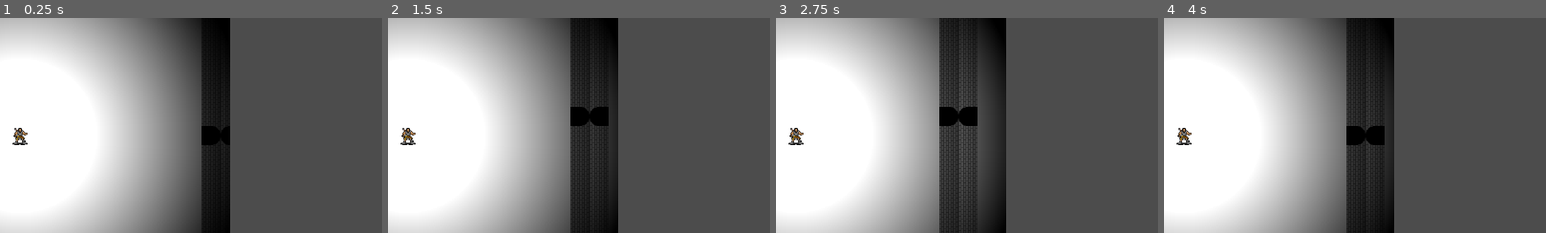
Above: before the commit, frames 1-4 (left to right).
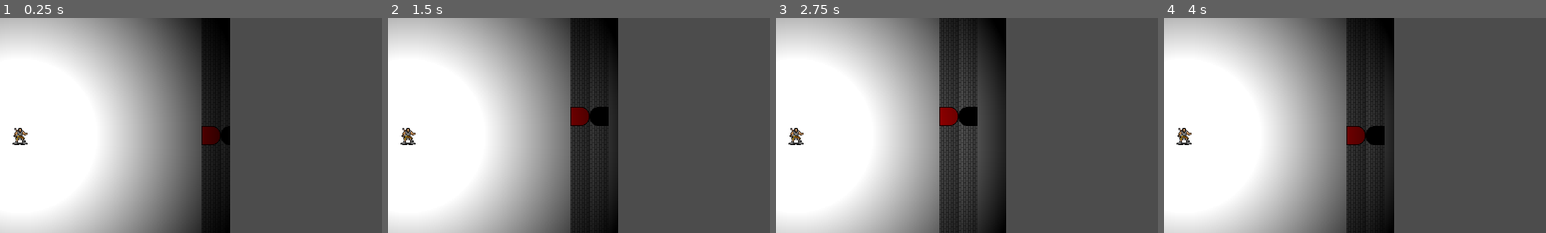
Above: after the commit, the same moments.

Repository: playdeezgames/TheBlueRoom
Game: Godot game, scene res://Main.tscn
Same seed, same stepped clock (60 frames per second), same inputs: the game is played once before the commit and once after it.
Inputs:
- Up to frame 1 (0.25 s): no input
- Up to frame 2 (1.5 s): tap Enter at 0.5 s; hold Right (ui_right) 0.53-1.28 s; tap Space at 1.25 s; hold Down (ui_down) from 1.28 s (still down)
- Up to frame 3 (2.75 s): tap Enter at 2 s; release Down (ui_down) at 2.03 s; hold Right (ui_right) from 2.03 s (still down)
- Up to frame 4 (4 s): tap Space at 2.75 s; release Right (ui_right) at 2.78 s; hold Up (ui_up) 2.78-3.53 s; tap Enter at 3.5 s; hold Left (ui_left) from 3.53 s (still down)
The pictures show only the part of the screen within x 25-75%, y 22-72%; the shares and areas given below are measured in that part.

The runs differ from the first frame. In frame 1, 0.3% of the frame differs, in the area x 53-58%, y 50-59%; in frame 2, 0.4%; in frame 3, 0.4%, in the area x 42-48%, y 41-51%; in frame 4, 0.4%.

Commit message:
doors block the dude

Diff:
--- a/src/BoardRenderer.gd
+++ b/src/BoardRenderer.gd
@@ -1,13 +1,20 @@
 extends Node
 
 export(NodePath) var terrain_tilemap
+export(NodePath) var items_tilemap
 var maze = load("res://World/Maze.tres")
 var board = load("res://World/Board.tres")
+var world = load("res://World/World.tres")
 
 func render_template(dst_column, dst_row, columns, rows, src_column, src_row):
 	for column in range(columns):
 		for row in range(rows):
 			get_node(terrain_tilemap).set_cell(dst_column+column, dst_row+row, $Templates.get_cell(src_column+column, src_row+row))
+
+func add_door_item(dst_column, dst_row, direction):
+	var door_color = "Red"
+	var item_name = world.door_table[door_color][direction]
+	get_node(items_tilemap).set_cell(dst_column, dst_row, world.tiles_table[item_name])
 
 func render_passageway(the_maze, dst_column, dst_row, maze_column, maze_row):
 	var cell = the_maze[maze_column][maze_row]
@@ -24,12 +31,16 @@
 	render_template(dst_column, dst_row, board.BOARD_COLUMNS, board.BOARD_ROWS, src_column, src_row)
 	if cell.doorways[maze.DIRECTION_NORTH]:
 		render_template(dst_column+7, dst_row, 7,1,70,0)
+		add_door_item(dst_column+10, dst_row, maze.DIRECTION_NORTH)
 	if cell.doorways[maze.DIRECTION_SOUTH]:
 		render_template(dst_column+7, dst_row+20, 7,1,70,20)
+		add_door_item(dst_column+10, dst_row+20, maze.DIRECTION_SOUTH)
 	if cell.doorways[maze.DIRECTION_WEST]:
 		render_template(dst_column, dst_row+7, 1,7,63,7)
-		if cell.doorways[maze.DIRECTION_EAST]:
-			render_template(dst_column+20, dst_row+7, 1,7,83,7)
+		add_door_item(dst_column, dst_row+10, maze.DIRECTION_WEST)
+	if cell.doorways[maze.DIRECTION_EAST]:
+		render_template(dst_column+20, dst_row+7, 1,7,83,7)
+		add_door_item(dst_column+20, dst_row+10, maze.DIRECTION_EAST)
 
 func render_chamber(the_maze, dst_column, dst_row, maze_column, maze_row):
 	render_template(dst_column, dst_row, board.BOARD_COLUMNS, board.BOARD_ROWS, 0, 0)
@@ -37,21 +48,29 @@
 	if(cell.doors[maze.DIRECTION_NORTH]):
 		if cell.doorways[maze.DIRECTION_NORTH]:
 			render_template(dst_column+7, dst_row, 7,1,28,0)
+			if !cell.dead_end:
+				add_door_item(dst_column+10, dst_row, maze.DIRECTION_NORTH)
 		else:
 			render_template(dst_column+7, dst_row, 7,1,49,0)
 	if(cell.doors[maze.DIRECTION_SOUTH]):
 		if cell.doorways[maze.DIRECTION_SOUTH]:
 			render_template(dst_column+7, dst_row+20, 7,1,28,20)
+			if !cell.dead_end:
+				add_door_item(dst_column+10, dst_row+20, maze.DIRECTION_SOUTH)
 		else:
 			render_template(dst_column+7, dst_row+20, 7,1,49,20)
 	if(cell.doors[maze.DIRECTION_WEST]):
 		if cell.doorways[maze.DIRECTION_WEST]:
 			render_template(dst_column, dst_row+7, 1,7,21,7)
+			if !cell.dead_end:
+				add_door_item(dst_column, dst_row+10, maze.DIRECTION_WEST)
 		else:
 			render_template(dst_column, dst_row+7, 1,7,42,7)
 	if(cell.doors[maze.DIRECTION_EAST]):
 		if cell.doorways[maze.DIRECTION_EAST]:
 			render_template(dst_column+20, dst_row+7, 1,7,41,7)
+			if !cell.dead_end:
+				add_door_item(dst_column+20, dst_row+10, maze.DIRECTION_EAST)
 		else:
 			render_template(dst_column+20, dst_row+7, 1,7,62,7)
 
--- a/src/Main.gd
+++ b/src/Main.gd
@@ -8,6 +8,7 @@
 var the_maze
 
 var terrain_tilemap
+var items_tilemap
 var characters_tilemap
 var inner_panel
 
@@ -18,6 +19,7 @@
 
 func _ready():
 	terrain_tilemap = get_node("Panel/InnerPanel/Terrain")
+	items_tilemap = get_node("Panel/InnerPanel/Items")
 	characters_tilemap = get_node("Panel/InnerPanel/Characters")
 	inner_panel = get_node("Panel/InnerPanel")
 	world.make_tile_table(characters_tilemap.tile_set)
@@ -28,10 +30,10 @@
 
 func _input(event):
 	if event.is_action_pressed("ui_up"):
-		dude.moveDude(inner_panel, characters_tilemap, terrain_tilemap, world, 0,-1)
+		dude.moveDude(inner_panel, characters_tilemap, terrain_tilemap, items_tilemap, world, 0,-1)
 	if event.is_action_pressed("ui_down"):
-		dude.moveDude(inner_panel, characters_tilemap, terrain_tilemap, world, 0,1)
+		dude.moveDude(inner_panel, characters_tilemap, terrain_tilemap, items_tilemap, world, 0,1)
 	if event.is_action_pressed("ui_left"):
-		dude.moveDude(inner_panel, characters_tilemap, terrain_tilemap, world, -1,0)
+		dude.moveDude(inner_panel, characters_tilemap, terrain_tilemap, items_tilemap, world, -1,0)
 	if event.is_action_pressed("ui_right"):
-		dude.moveDude(inner_panel, characters_tilemap, terrain_tilemap, world, 1,0)
+		dude.moveDude(inner_panel, characters_tilemap, terrain_tilemap, items_tilemap, world, 1,0)
--- a/src/Main.tscn
+++ b/src/Main.tscn
@@ -52,6 +52,7 @@
 [node name="BoardRenderer" type="Node" parent="."]
 script = ExtResource( 4 )
 terrain_tilemap = NodePath("../Panel/InnerPanel/Terrain")
+items_tilemap = NodePath("../Panel/InnerPanel/Items")
 
 [node name="Templates" type="TileMap" parent="BoardRenderer"]
 visible = false
--- a/src/World/Dude.gd
+++ b/src/World/Dude.gd
@@ -23,16 +23,26 @@
 	inner_panel.rect_position = Vector2(board.CELL_WIDTH * (board.BOARD_CENTER_COLUMN-player_column)+board.CELL_WIDTH/2, board.CELL_HEIGHT * (board.BOARD_CENTER_ROW-player_row)+board.CELL_HEIGHT/2)
 	characters_tilemap.set_cell(player_column, player_row,characters_tilemap.tile_set.find_tile_by_name("Player"))
 
-func moveDude(inner_panel, characters_tilemap, terrain_tilemap, world, deltaX, deltaY):
+func moveDude(inner_panel, characters_tilemap, terrain_tilemap, items_tilemap, world, deltaX, deltaY):
 	hide_dude(characters_tilemap)
 	var next_row = player_row + deltaY
 	var next_column = player_column + deltaX
 	var tile_id = terrain_tilemap.get_cell(next_column, next_row)
 	var terrain_id = world.tile_names[tile_id]
 	var terrain_descriptor = world.terrains[terrain_id]
-	if(!terrain_descriptor.is_solid):
-		player_row=next_row
-		player_column=next_column
+	if(terrain_descriptor.is_solid):
+		next_row=player_row
+		next_column=player_column
+	else:
+		tile_id = items_tilemap.get_cell(next_column, next_row)
+		if tile_id !=-1:
+			var item_id = world.tile_names[tile_id]
+			var item_descriptor = world.items[item_id]
+			if item_descriptor.is_door:
+				next_row=player_row
+				next_column=player_column
+	player_row=next_row
+	player_column=next_column
 	show_dude(inner_panel, characters_tilemap)
 
 
